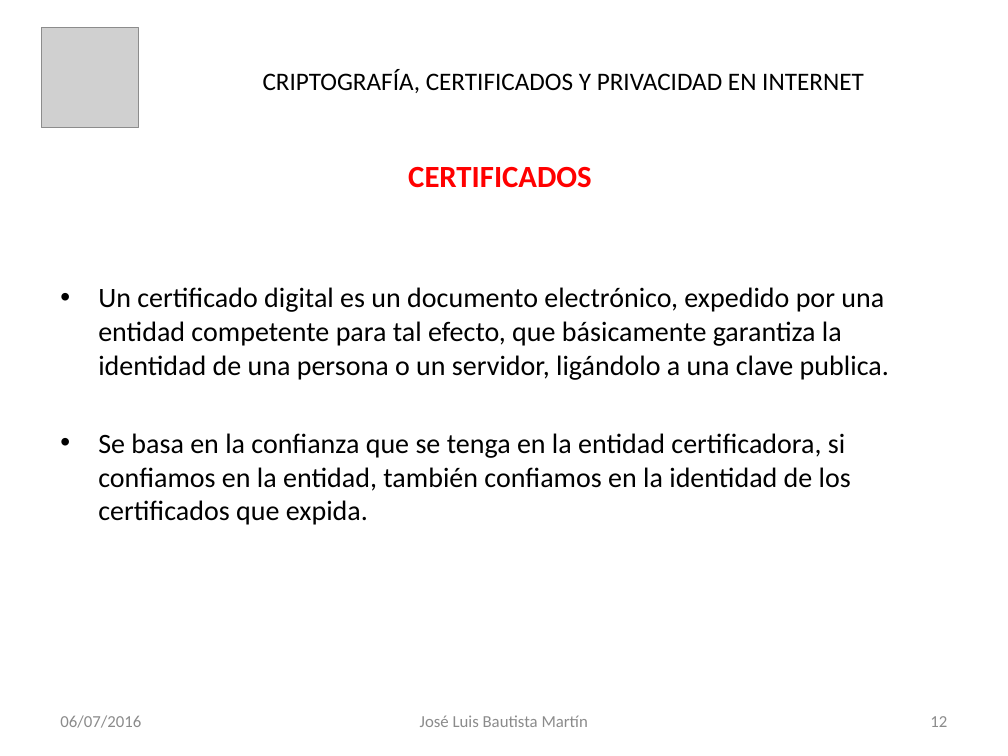
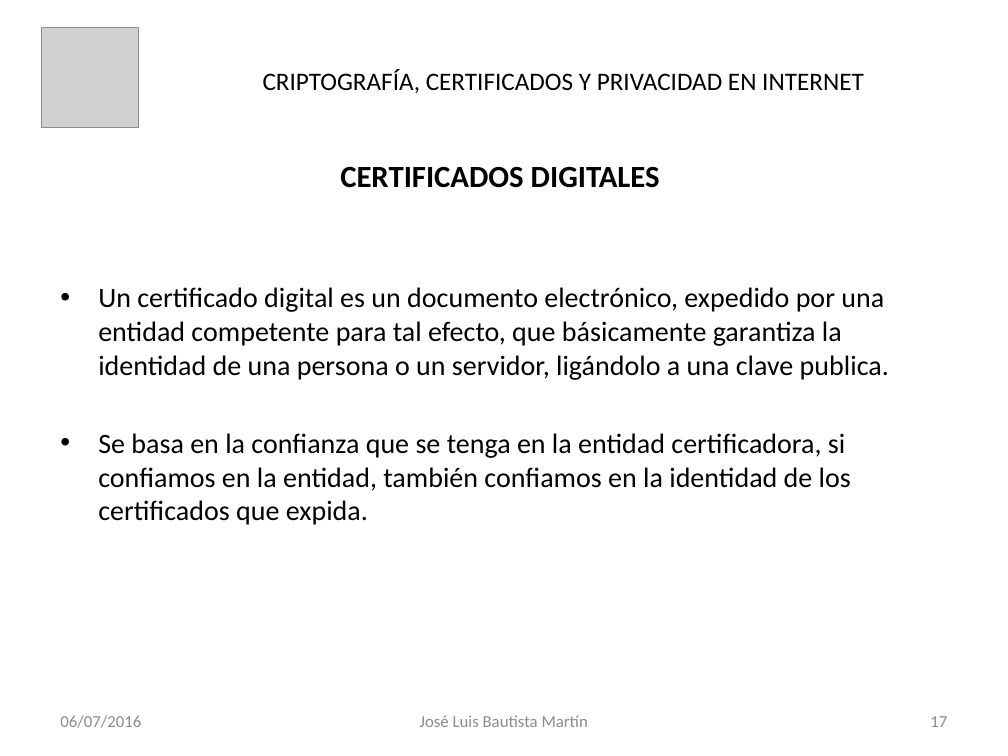
Before and after one commit to jbautistamartin/CapacitacionCriptografiaCertificadosPrivacidad, a slide deck: slide 17 of Documentos/Certicados Digitales.pptx (slide 12 before the commit). Drawn at 1008x756 pixels with LibreOffice and Linux fonts; fonts in the diff are those of the drawing; grey boxes stand for pictures. Boxes give left, top, right and bottom in pixels: in the first picture for what was removed or moved away, otherwise in the second. Text is boxed around its words. In the diff, an @@ line names an element or a change of style, - is before the commit and + after.

```diff
--- a/Documentos/Certicados Digitales.pptx
+++ b/Documentos/Certicados Digitales.pptx
@@ title at [340,166,660,188]: text changed; text colour #FF0000 to #000000 @@
-CERTIFICADOS
+CERTIFICADOS DIGITALES
@@ page number at [930,716,947,727]: text changed @@
-12
+17
```
Also in this commit, not shown: 15 other slides changed, 9 slides added.
